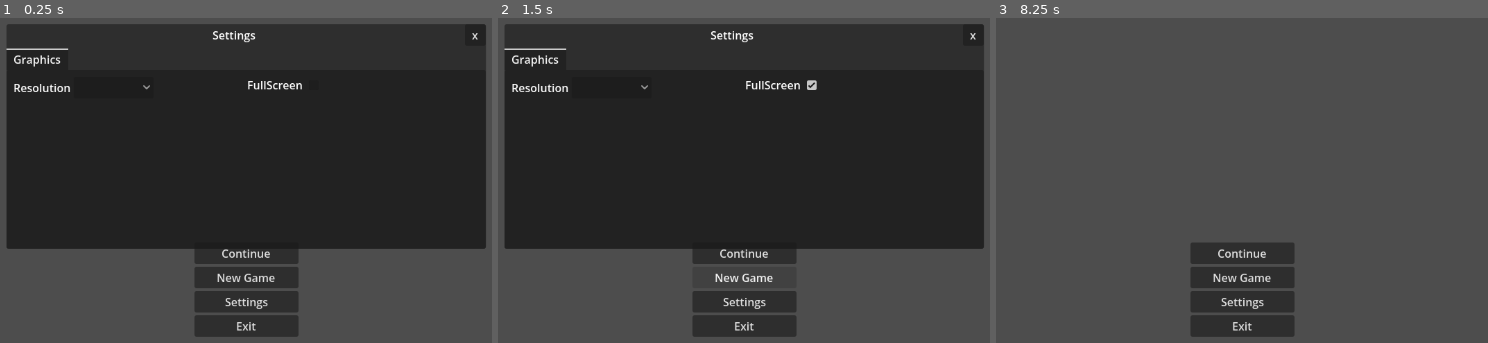
Above: before the commit, frames 1-3 (left to right).
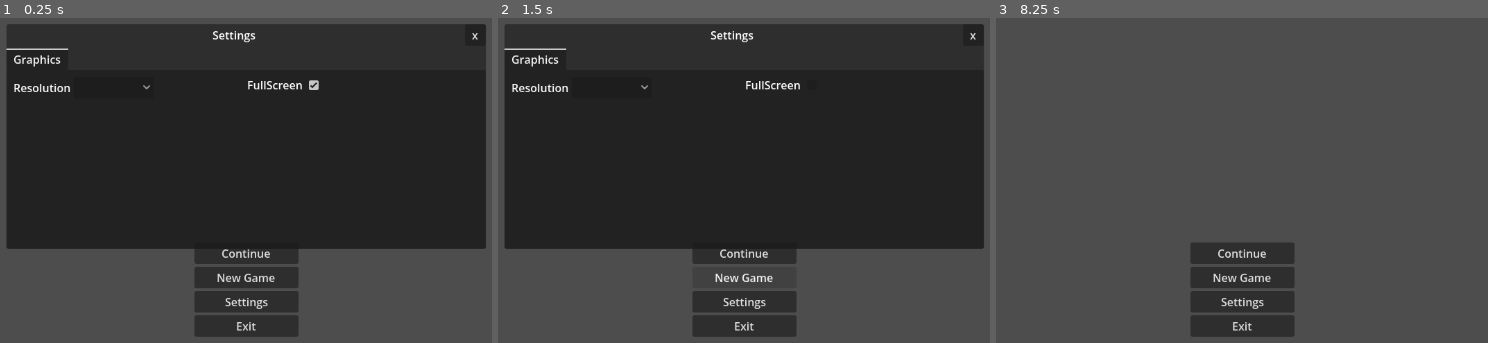
Above: after the commit, the same moments.

Repository: Kyndansky/Godot-Modular-Toolkit
Game: Godot game, scene res://main_menu.tscn
Two runs of this game, one before a commit and one after it. Both use one fixed random seed, a clock stepped at 60 frames per second and the inputs below.
Inputs (mouse positions are in pixels of both pictures, inside the frame that each line leads up to):
- Up to frame 1 (0.25 s): no input
- Up to frame 2 (1.5 s): click (812, 86) at 0.52 s; click "New Game" at 1.25 s
- Up to frame 3 (8.25 s): click "New Game" at 2 s; click "Continue" at 2.75 s; click "Continue" at 3.5 s; click (1310, 86) at 4.27 s; click "Continue" at 5 s; click "New Game" at 5.75 s; click (1310, 86) at 6.52 s; click "Settings" at 7.25 s; click "x" at 8 s

The runs differ from the first frame. In frame 1, less than 0.1% of the frame differs, in the area x 62-65%, y 19-23%; in frame 2, less than 0.1%; in frame 3, nothing differs.

Commit message:
(main-menu) Added fullscreen checkbox functionality, added comments

Diff:
--- a/mechanics/main-menu/main_menu.gd
+++ b/mechanics/main-menu/main_menu.gd
@@ -1,7 +1,19 @@
 extends Control
 
+func _ready() -> void:
+	%FullscreenCheckbox.button_pressed=Settings.is_fullscreen
+
+#gets called when one presses the button to close the settings menu
 func _on_close_button_pressed() -> void:
 	$SettingsPanel.visible=false
 
+#gets called when one presses the 'exit' button
 func _on_exit_button_pressed() -> void:
 	get_tree().quit()
+
+#handles toggled signal for the checkbox which controls the fullscreen setting
+func _on_fullscreen_check_box_toggled(toggled_on: bool) -> void:
+	if toggled_on==true:
+		DisplayServer.window_set_mode(DisplayServer.WINDOW_MODE_FULLSCREEN)
+	else:
+		DisplayServer.window_set_mode(DisplayServer.WINDOW_MODE_WINDOWED)
--- a/mechanics/main-menu/main_menu.tscn
+++ b/mechanics/main-menu/main_menu.tscn
@@ -118,8 +118,10 @@
 layout_mode = 2
 text = "FullScreen"
 
-[node name="CheckBox" type="CheckBox" parent="SettingsPanel/VBoxContainer/SettingsTabContainer/GraphicsSettings/HBoxContainer/Column2Container/FullScreen" unique_id=1588030545]
+[node name="FullscreenCheckbox" type="CheckBox" parent="SettingsPanel/VBoxContainer/SettingsTabContainer/GraphicsSettings/HBoxContainer/Column2Container/FullScreen" unique_id=1588030545]
+unique_name_in_owner = true
 layout_mode = 2
 
 [connection signal="pressed" from="OptionsContainer/ExitButton" to="." method="_on_exit_button_pressed"]
 [connection signal="pressed" from="SettingsPanel/VBoxContainer/HBoxContainer2/CloseButton" to="." method="_on_close_button_pressed"]
+[connection signal="toggled" from="SettingsPanel/VBoxContainer/SettingsTabContainer/GraphicsSettings/HBoxContainer/Column2Container/FullScreen/FullscreenCheckbox" to="." method="_on_fullscreen_check_box_toggled"]
--- a/mechanics/main-menu/settings.gd
+++ b/mechanics/main-menu/settings.gd
@@ -1,4 +1,7 @@
 extends Node
 
 enum Resolution { LOW, MID, HIGH }
+#TODO: add resolution handling
 var volume_level:int=100
+
+var is_fullscreen=true;
